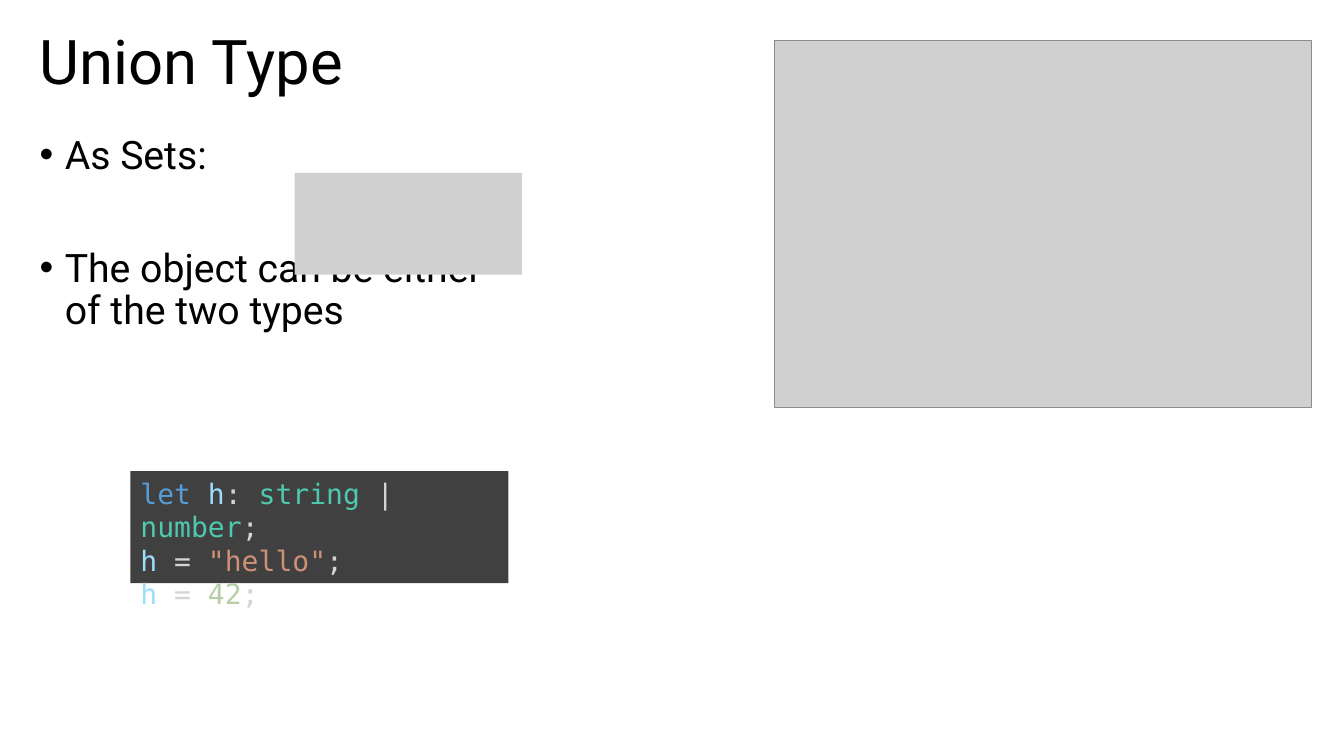
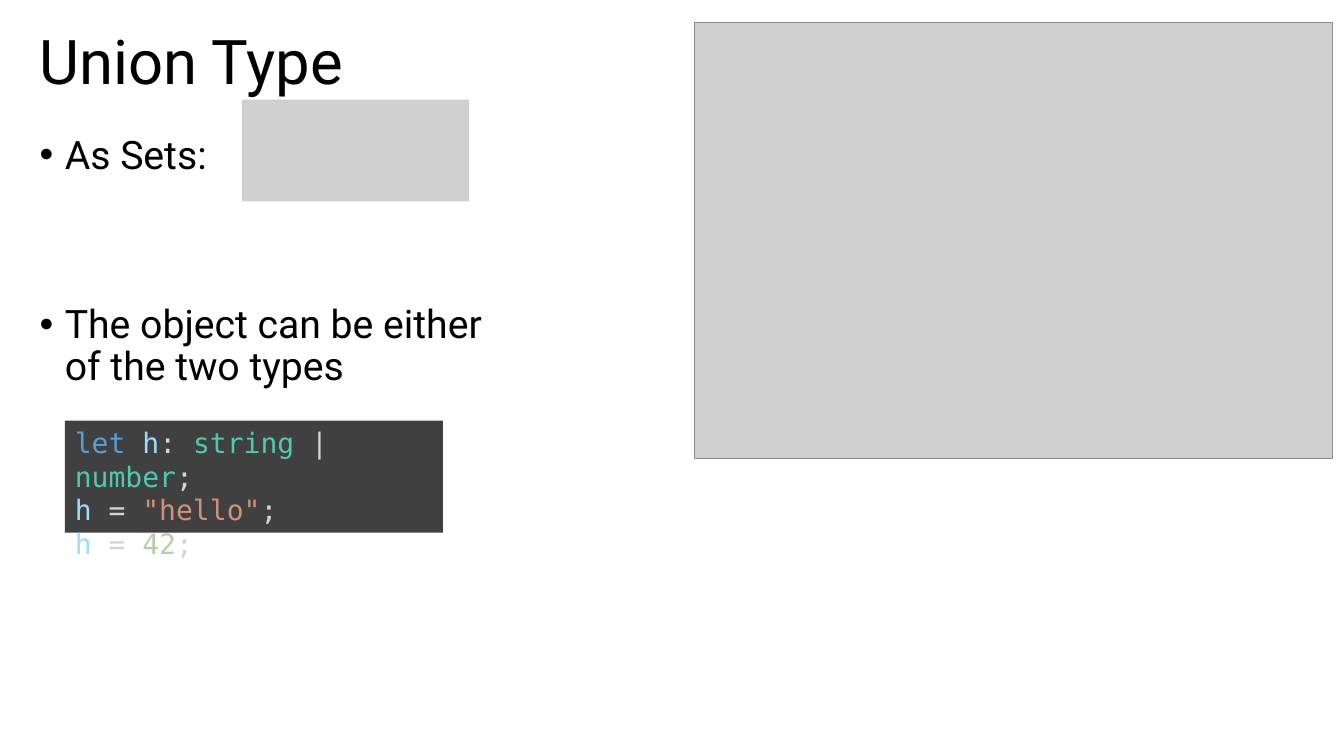
Before and after one commit to ymekesser/a-type-of-magic-presentation, a slide deck: slide 18 of a-type-of-magic.pptx. Drawn at 1344x756 pixels with LibreOffice and Linux fonts; fonts in the diff are those of the drawing; grey boxes stand for pictures. Boxes give left, top, right and bottom in pixels: in the first picture for what was removed or moved away, otherwise in the second. Text is boxed around its words. In the diff, an @@ line names an element or a change of style, - is before the commit and + after.

```diff
--- a/a-type-of-magic.pptx
+++ b/a-type-of-magic.pptx
@@ picture: place and size @@
-picture at box(775, 40, 1313, 407)
+picture at box(695, 22, 1333, 459)
@@ picture added at box(242, 100, 469, 202) @@
@@ text "As Sets:" rewrapped from box(65, 140, 482, 333) to box(65, 140, 482, 389) @@
@@ picture removed at box(294, 173, 521, 275) @@
@@ rectangle "let h: string | number;": place and size @@
-rectangle "let h: string | number;" at box(130, 471, 508, 583)
+rectangle "let h: string | number;" at box(65, 420, 443, 532)
```
Also in this commit, not shown: 1 other slide changed, 3 slides added, 2 slides removed, 7 other files.
